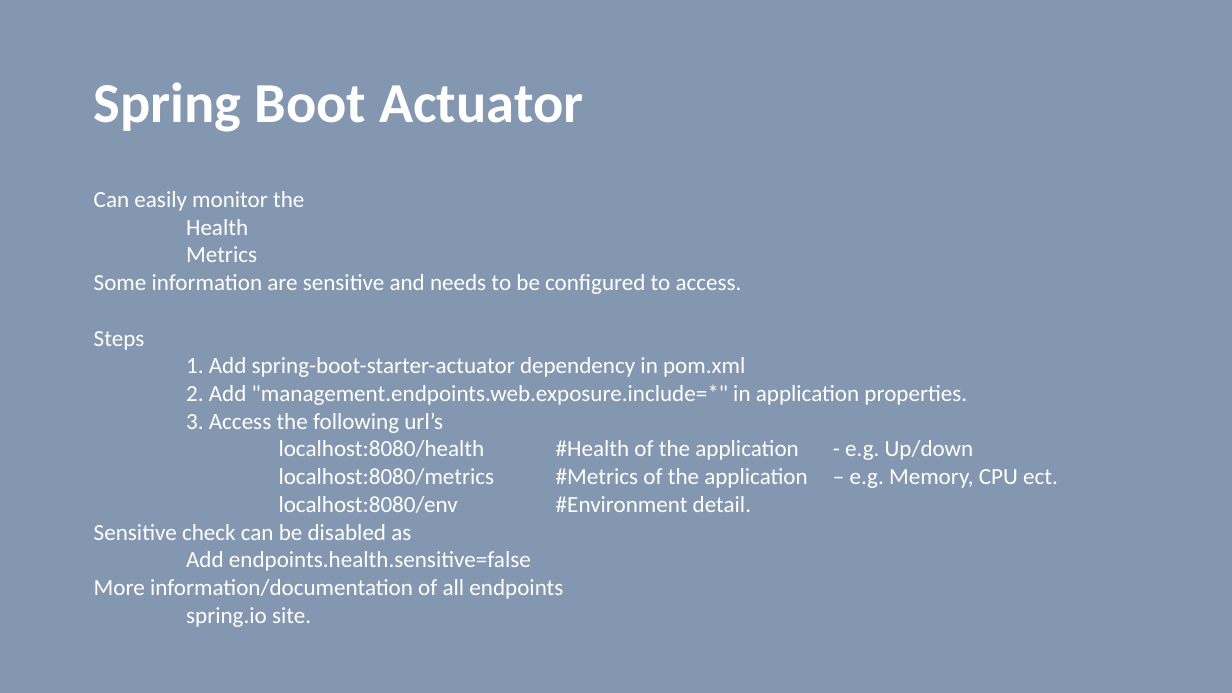
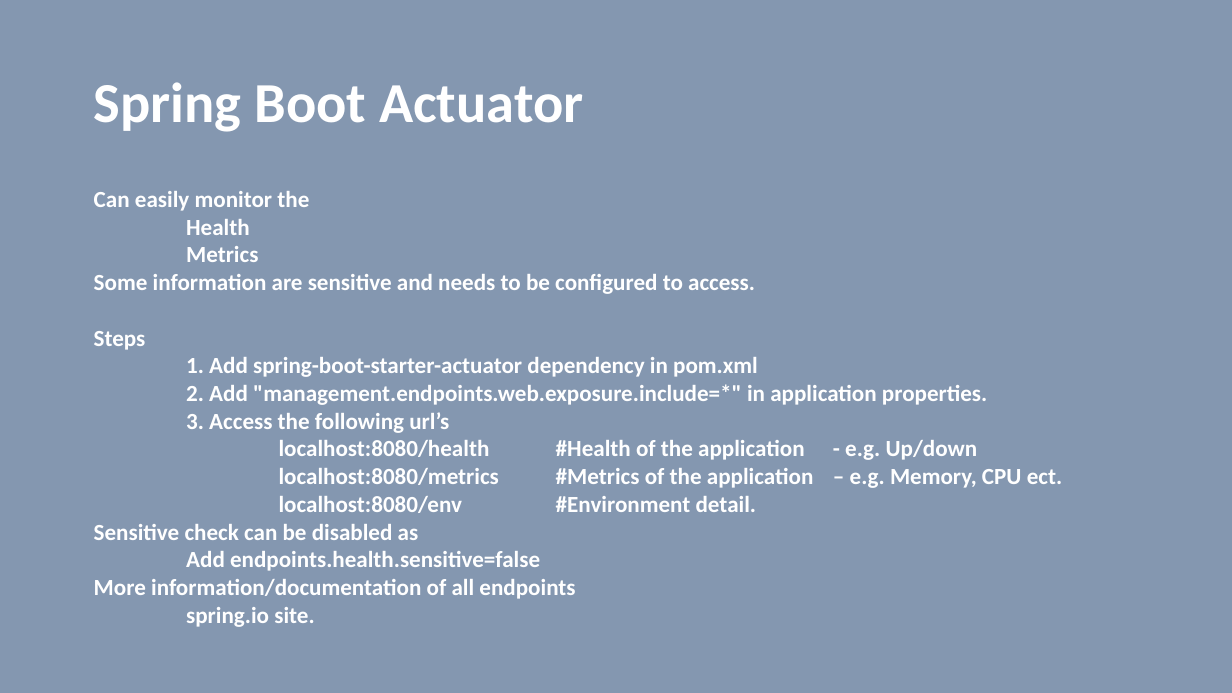
Before and after one commit to vilasvarghese/microservices, a slide deck: slide 17 of training/day2/Day2.pptx. Drawn at 1232x693 pixels with LibreOffice and Linux fonts; fonts in the diff are those of the drawing. Boxes give left, top, right and bottom in pixels: in the first picture for what was removed or moved away, otherwise in the second. Text is boxed around its words. In the diff, an @@ line names an element or a change of style, - is before the commit and + after.

```diff
--- a/training/day2/Day2.pptx
+++ b/training/day2/Day2.pptx
@@ text "Can easily monitor the" at [94,191,1062,627]: bold on @@
```
Also in this commit, not shown: 8 other files.
